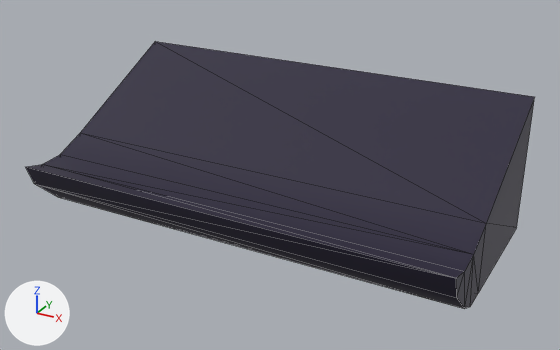
The FBX model Assets/Models/Buildings Kit/Imperial Buildings/BRoofPanel_B.fbx as it was, and as the next commit left it.
Camera for both pictures: a camera (50 mm lens) standing at (10.3, -13.15, 4.08) and looking at (4.18, -2.02, -1.48). Lighting does not change. The marker at lower left points along +X, +Y and +Z. The older version comes first. Mesh edges are drawn as thin lines.

Script lines for the objects in view, before the commit:
```python
mat_i_rooftrim = principled_material('I_RoofTrim')
mat_i_rooftrim.base_color = (0.205, 0.0134, 0.0222)  # red #7d1f29
me_cube_092 = bpy.data.meshes.new('Cube.092')
me_cube_092.from_pydata(...)  # 20 vertices, 36 faces; spans x 0.0..8.01, y -4.0..0.0, z -2.5..0.0
# faces by material slot: [32, 4]
me_cube_092.materials.append(mat_i_roofpanel)  # dark purple #251f38
me_cube_092.materials.append(mat_i_rooftrim)  # red #7d1f29
ob_broofpannel_b = bpy.data.objects.new('BRoofPannel_B', me_cube_092)
ob_broofpannel_b.location = (0.0, 0.0, 0.0)
```
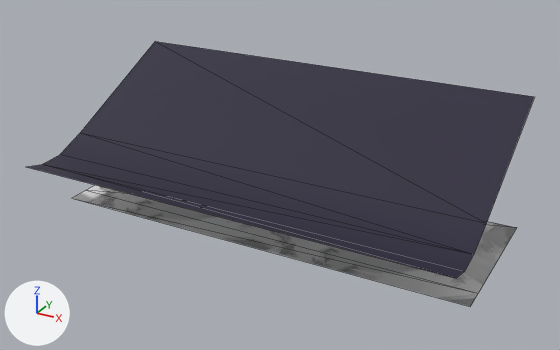
Location of each change, [x1, y1, x2, y2] in pixels of the pictures (560 x 350 px):
'BRoofPannel_B', reshaped: before [26, 41, 534, 309]; after [27, 41, 534, 307]
part 1 of me_cube_092, deleted: before [26, 100, 534, 309]

What the commit changed:
Picture 'PaintTxt.png' (img_painttxt_png) is new.
In material 'I_RoofTrim' (mat_i_rooftrim), base_color is no longer (0.205, 0.0134, 0.0222), red #7d1f29.
In material 'I_RoofTrim' (mat_i_rooftrim), texture is now set to img_painttxt_png.
me_cube_092 is used by ob_broofpannel_b; location (0.0, 0.0, 0.0).
me_cube_092 had 20 vertices, 36 faces and spanned x 0.0..8.01, y -4.0..0.0, z -2.5..0.0.
me_cube_092 now has 16 vertices, 12 faces and spans x 0.0..8.01, y -4.0..0.0, z -2.5..0.0.
Part 1, on me_cube_092:
4 vertices are removed from x 0.0..8.0, y -3.85..-3.31, z -2.33..-1.84.
24 faces are deleted.
